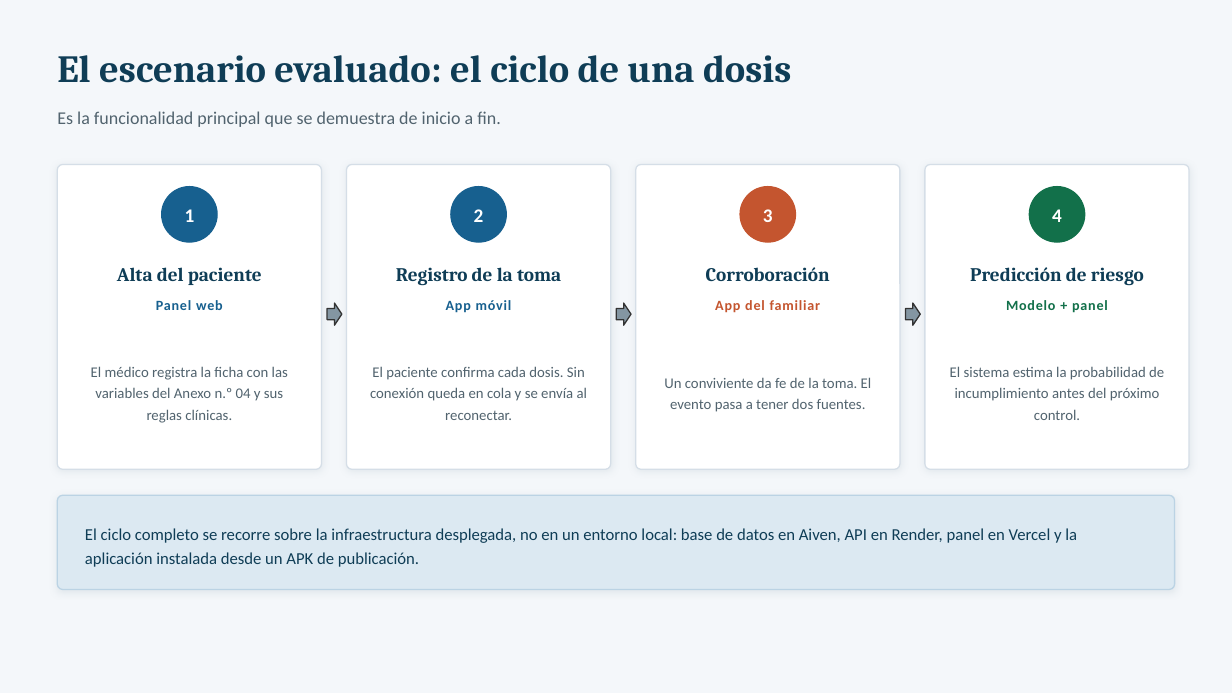
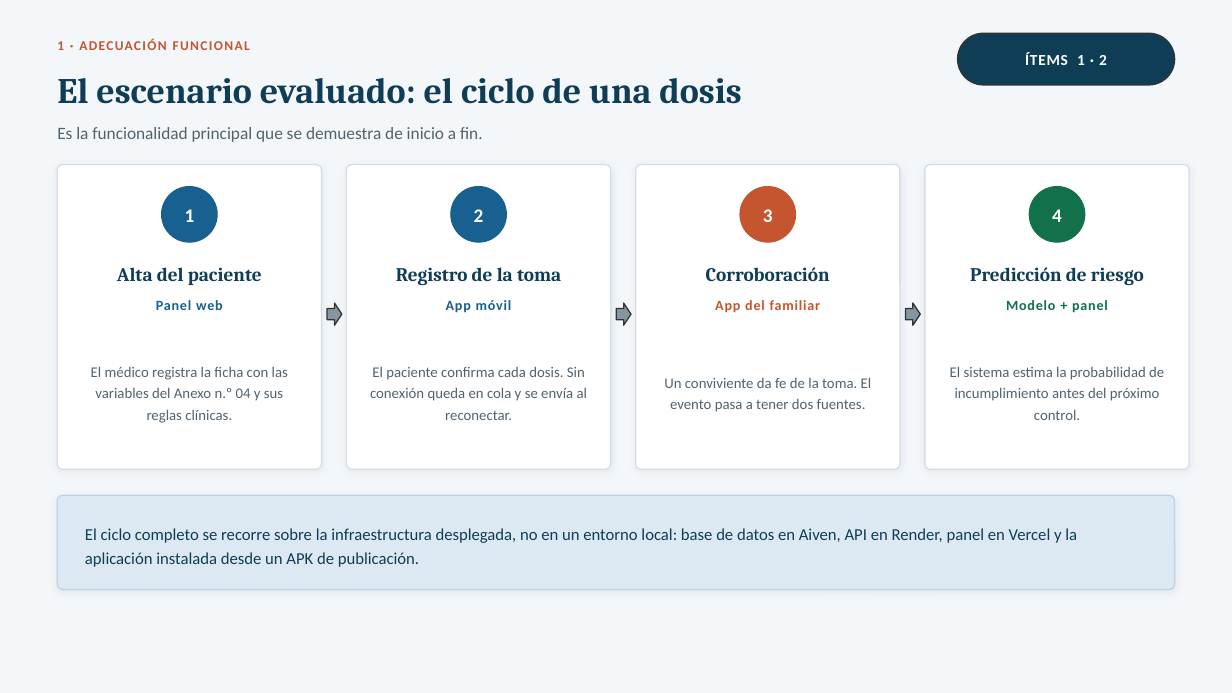
Before and after one commit to Leocix/sistema-soporte-clinico, a slide deck: slide 4 of documentacion/04_exposicion/Exposicion_50.pptx (slide 3 before the commit). Drawn at 1232x693 pixels with LibreOffice and Linux fonts; fonts in the diff are those of the drawing. Boxes give left, top, right and bottom in pixels: in the first picture for what was removed or moved away, otherwise in the second. Text is boxed around its words. In the diff, an @@ line names an element or a change of style, - is before the commit and + after.

```diff
--- a/documentacion/04_exposicion/Exposicion_50.pptx
+++ b/documentacion/04_exposicion/Exposicion_50.pptx
@@ text added at box(57, 41, 64, 50), 10.5 pt, text #C4552F, bold @@
+1 · ADECUACIÓN FUNCIONAL
@@ rounded rectangle added at box(958, 33, 1175, 85), fill #0F3D56, outline #333333 1 pt @@
@@ text added at box(1025, 52, 1107, 65), 12 pt, text #FFFFFF, bold @@
+ÍTEMS 1 · 2
@@ text "El escenario evaluado: el ciclo ...": place and size @@
-text "El escenario evaluado: el ciclo ..." at box(57, 55, 791, 83)
+text "El escenario evaluado: el ciclo ..." at box(57, 78, 741, 104)
@@ text "El escenario evaluado: el ciclo ..." at box(57, 78, 741, 104): size 30 to 28 pt @@
@@ text "Es la funcionalidad principal que ...": place and size @@
-text "Es la funcionalidad principal que ..." at box(57, 111, 500, 127)
+text "Es la funcionalidad principal que ..." at box(57, 127, 483, 142)
@@ text "Es la funcionalidad principal que ..." at box(57, 127, 483, 142): size 14 to 13.5 pt @@
```
Also in this commit, not shown: 11 other slides changed, 3 slides added, 4 other files.
